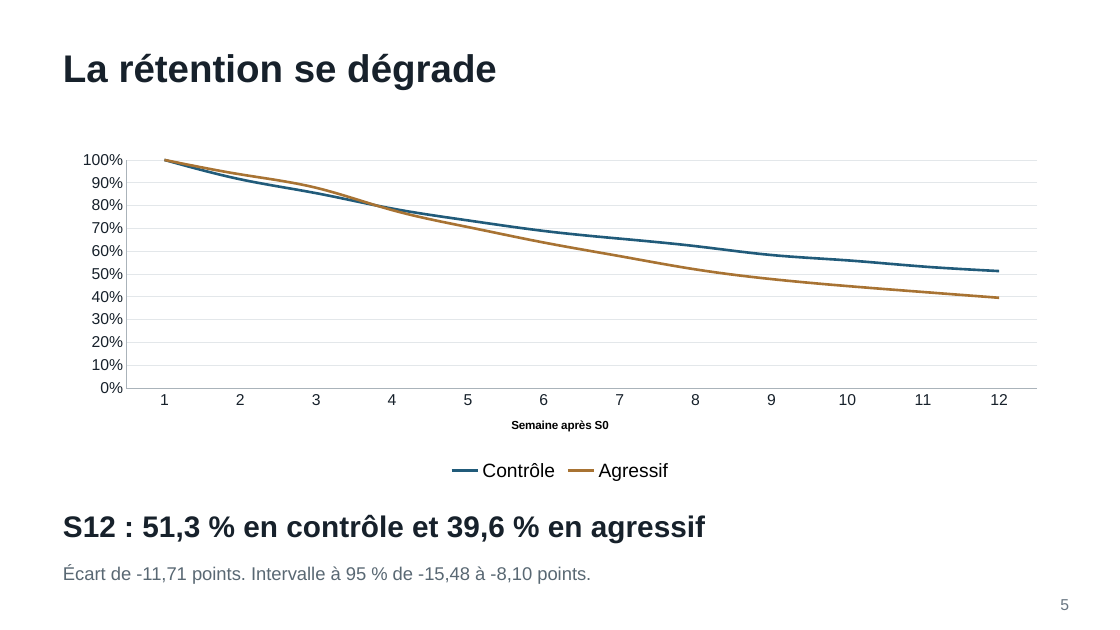
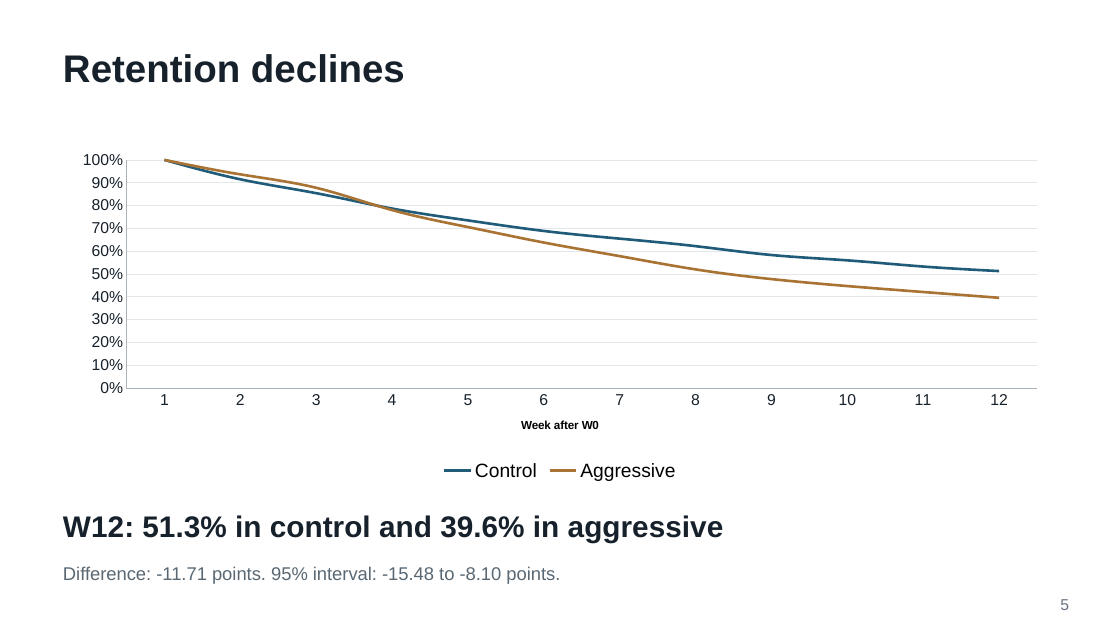
Before and after one commit to moss5002/GrowthModel, a slide deck: slide 5 of deliverables/G06_Echo_slides.pptx. Drawn at 1120x630 pixels with LibreOffice and Linux fonts; fonts in the diff are those of the drawing. Boxes give left, top, right and bottom in pixels: in the first picture for what was removed or moved away, otherwise in the second. Text is boxed around its words. In the diff, an @@ line names an element or a change of style, - is before the commit and + after.

```diff
--- a/deliverables/G06_Echo_slides.pptx
+++ b/deliverables/G06_Echo_slides.pptx
@@ text at (63,54,405,83): text changed @@
-La rétention se dégrade
+Retention declines
@@ line chart at (63,145,1057,486) @@
-Contrôle: 1, 0.92, 0.85, 0.79, 0.73, 0.69, 0.66, 0.62, 0.58, 0.56, 0.53, 0.51
+Control: 1, 0.92, 0.85, 0.79, 0.73, 0.69, 0.66, 0.62, 0.58, 0.56, 0.53, 0.51
-Agressif: 1, 0.94, 0.88, 0.78, 0.71, 0.64, 0.58, 0.52, 0.48, 0.45, 0.42, 0.4
+Aggressive: 1, 0.94, 0.88, 0.78, 0.71, 0.64, 0.58, 0.52, 0.48, 0.45, 0.42, 0.4
@@ category axis title "Semaine après S0 " to "Week after W0 " @@
@@ text at (63,515,724,542): text changed @@
-S12 : 51,3 % en contrôle et 39,6 % en agressif
+W12: 51.3% in control and 39.6% in aggressive
@@ text at (63,566,560,584): text changed @@
-Écart de -11,71 points. Intervalle à 95 % de -15,48 à -8,10 points.
+Difference: -11.71 points. 95% interval: -15.48 to -8.10 points.
```
Also in this commit, not shown: 6 other slides changed, 3 slides added, 3 slides removed, 7 other files.
